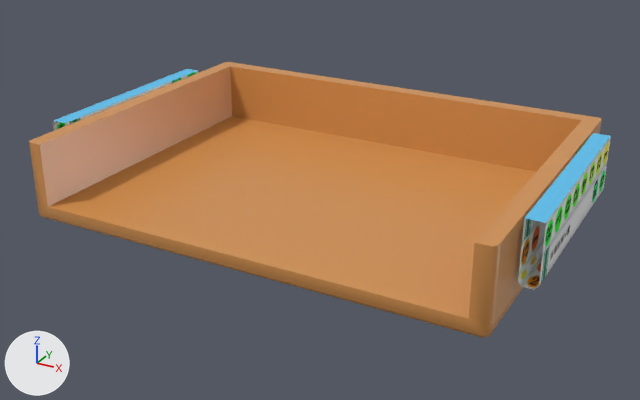
One commit to the COLLADA model apps/game/public/stages/st01/model/model_58.dae: the scene before it, then after it.
One viewpoint serves both versions: a camera (50 mm lens) standing at (4479.0, -4676.0, 1809.0) and looking at (3306.0, -2542.0, 742.0). The lights are fixed; the arrows at lower left show +X, +Y and +Z. The first picture is the older version.

Objects in the first picture: 'Joint_0_Object_0', 'Joint_0_Object_1', 'Joint_0_Object_2'.
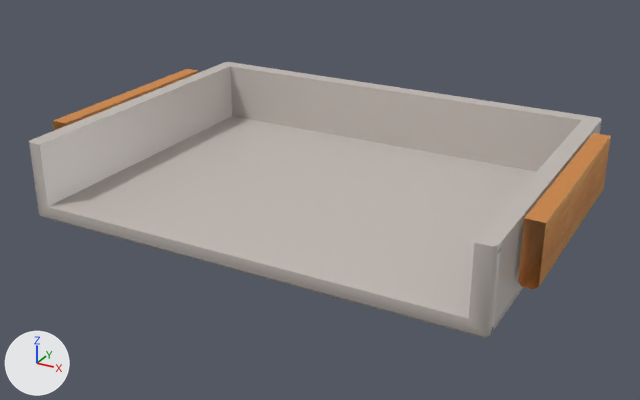
Location of each change, (x1, y1, x2, y2) in pixels of the pictures (640 x 400 px):
```json
{"object": "Joint_0_Object_1", "change": "surface changed", "before": [40, 66, 582, 318], "after": [40, 66, 582, 318], "on screen": "orange to grey"}
{"object": "Joint_0_Object_0", "change": "surface changed", "before": [29, 62, 602, 338], "after": [29, 62, 602, 338]}
{"object": "Joint_0_Object_2", "change": "surface changed", "before": [53, 69, 611, 289], "after": [53, 69, 611, 289]}
```

Scene script edits in JSON lines:
```json
{"op": "add", "block": "img_model_58_texture_1_cmp_png", "code": ["img_model_58_texture_1_cmp_png = load_image('model_58_Texture_1_CMP.png', 'model_58_Texture_1_CMP.png', 256, 256, 'sRGB')"]}
{"op": "add", "block": "img_model_58_texture_0_cmp_png_001", "code": ["img_model_58_texture_0_cmp_png_001 = load_image('model_58_Texture_0_CMP.png.001', 'model_58_Texture_0_CMP.png', 128, 128, 'sRGB')"]}
{"op": "add", "block": "img_model_58_texture_0_cmp_png", "code": ["img_model_58_texture_0_cmp_png = load_image('model_58_Texture_0_CMP.png', 'model_58_Texture_0_CMP.png', 128, 128, 'sRGB')"]}
{"op": "set", "path": "mat_material_35220937.texture", "old": "img_texture_0_cmp_png", "new": "img_model_58_texture_0_cmp_png"}
{"op": "set", "path": "mat_material_798c222f.texture", "old": "img_texture_0_cmp_png_001", "new": "img_model_58_texture_0_cmp_png_001"}
{"op": "set", "path": "mat_material_67e56659.texture", "old": "img_texture_1_cmp_png", "new": "img_model_58_texture_1_cmp_png"}
```
